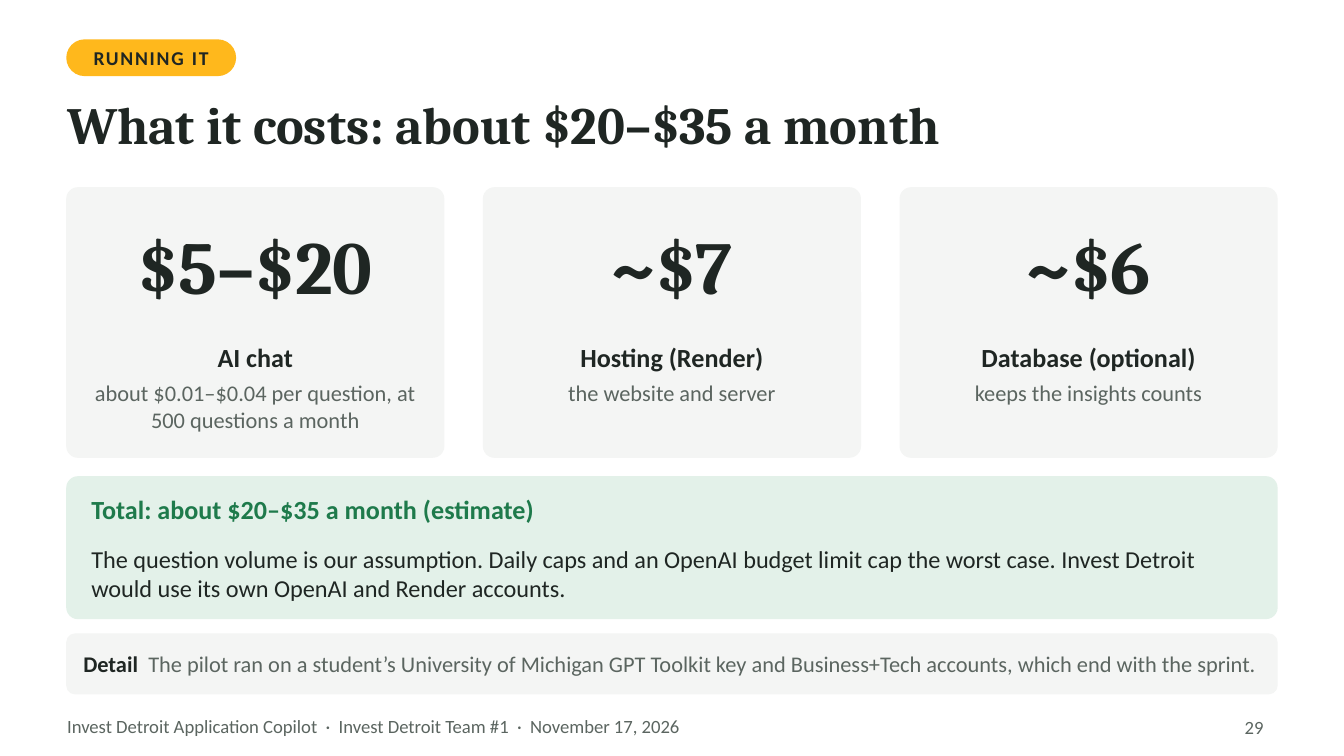
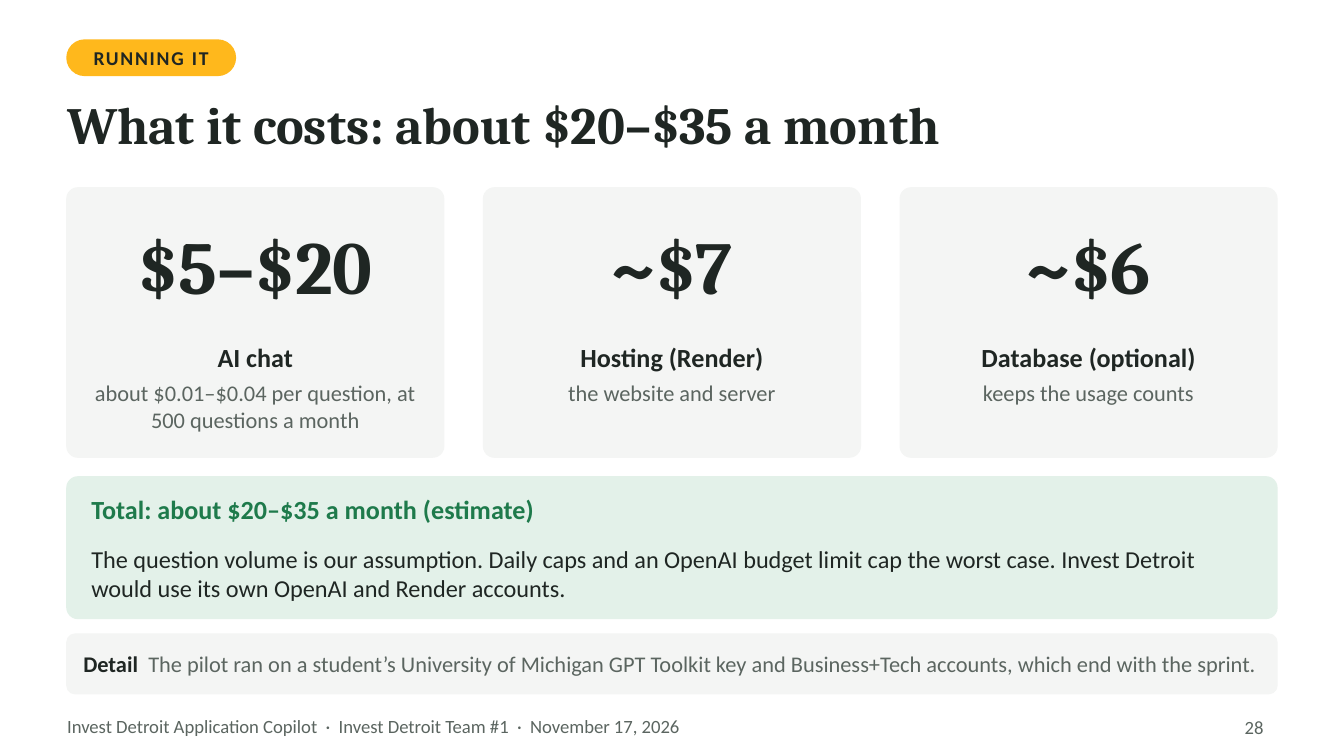
Before and after one commit to Ross-Business-Tech/Invest-Detroit-Project-1, a slide deck: slide 28 of docs/slides/Invest-Detroit-Copilot-Client-Deck.pptx (slide 29 before the commit). Drawn at 1344x756 pixels with LibreOffice and Linux fonts; fonts in the diff are those of the drawing. Boxes give left, top, right and bottom in pixels: in the first picture for what was removed or moved away, otherwise in the second. Text is boxed around its words. In the diff, an @@ line names an element or a change of style, - is before the commit and + after.

```diff
--- a/docs/slides/Invest-Detroit-Copilot-Client-Deck.pptx
+++ b/docs/slides/Invest-Detroit-Copilot-Client-Deck.pptx
@@ text at box(983, 385, 1194, 405): text changed @@
-keeps the insights counts
+keeps the usage counts
@@ page number at box(1245, 721, 1264, 734): text changed @@
-29
+28
```
Also in this commit, not shown: 7 other slides changed, 1 slide removed, 30 other files.
